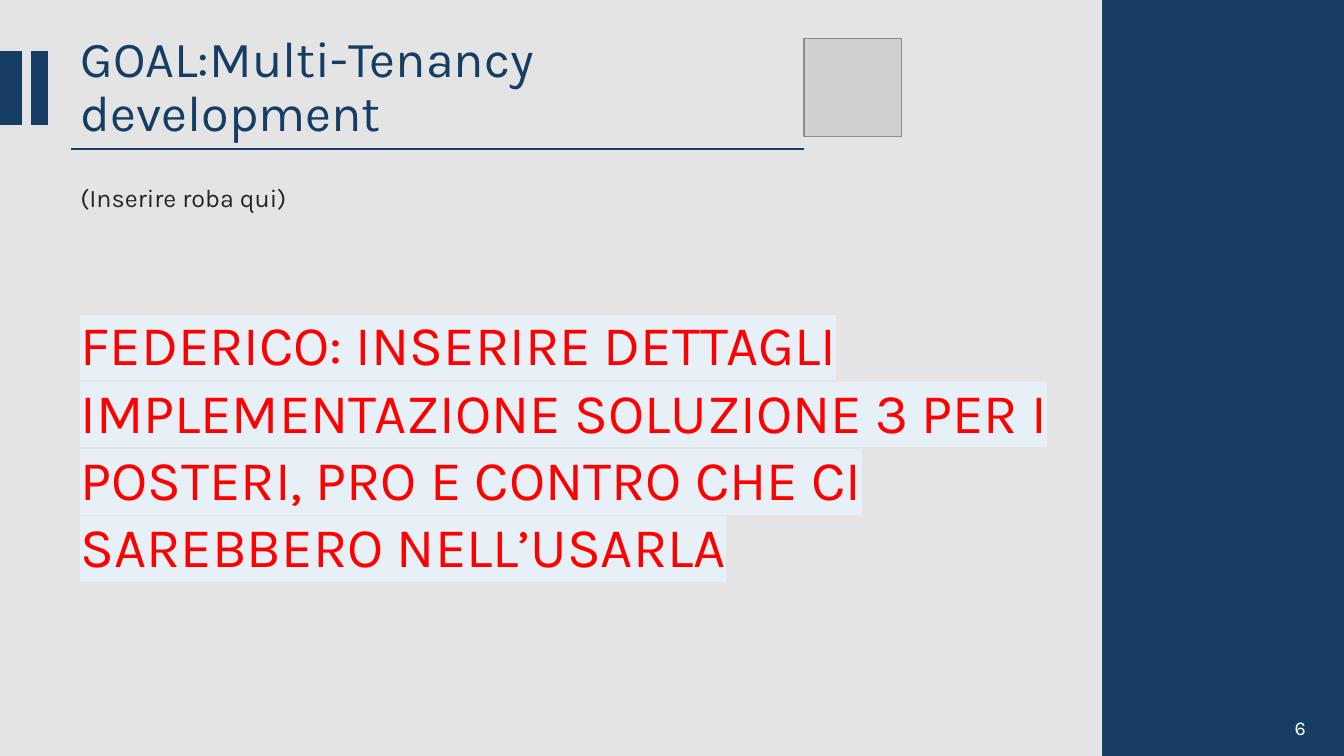
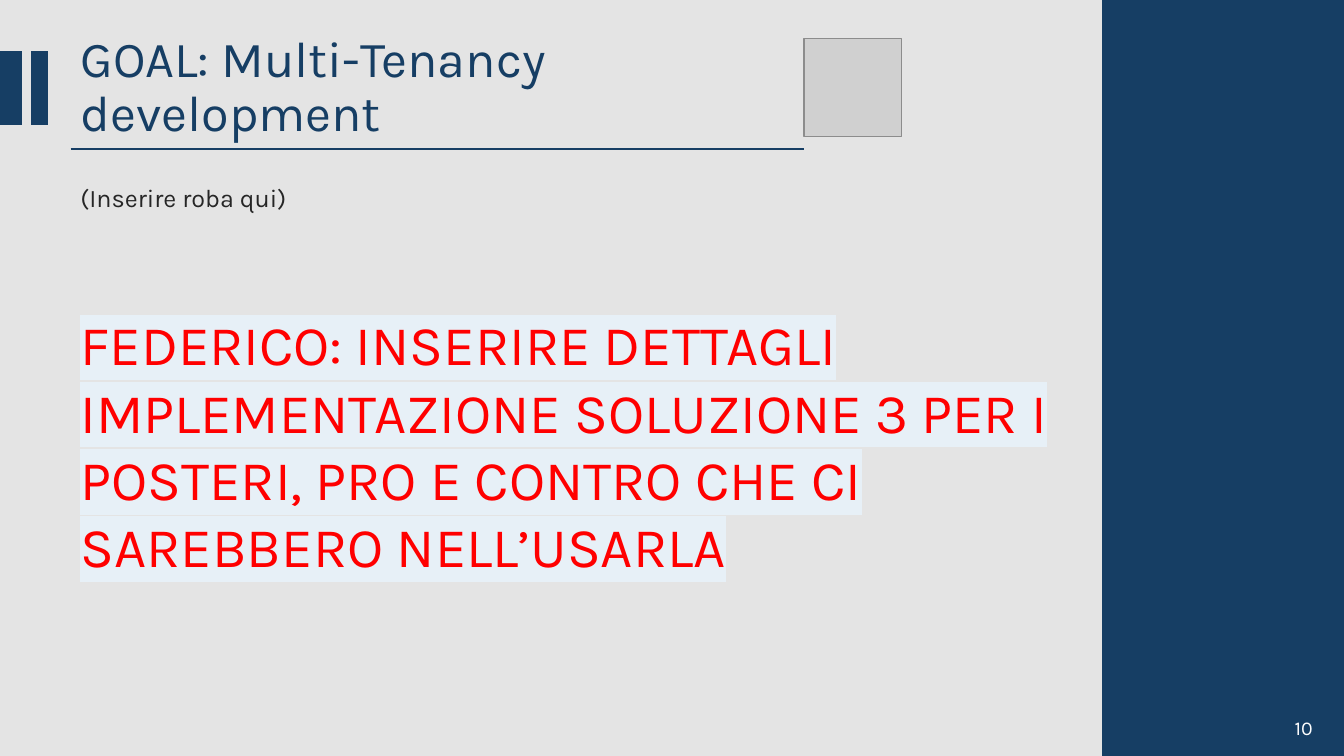
Before and after one commit to CSW-Teams/MS3-docs, a slide deck: slide 10 of ShiftsHappen/Sprint 2/CSW Sprint 2.pptm (slide 6 before the commit). Drawn at 1344x756 pixels with LibreOffice and Linux fonts; fonts in the diff are those of the drawing; grey boxes stand for pictures. Boxes give left, top, right and bottom in pixels: in the first picture for what was removed or moved away, otherwise in the second. Text is boxed around its words. In the diff, an @@ line names an element or a change of style, - is before the commit and + after.

```diff
--- a/ShiftsHappen/Sprint 2/CSW Sprint 2.pptm
+++ b/ShiftsHappen/Sprint 2/CSW Sprint 2.pptm
@@ title at bbox=[81, 42, 546, 143]: spaces changed @@
-GOAL:Multi-Tenancy development
+GOAL: Multi-Tenancy development
@@ text at bbox=[1295, 722, 1313, 735]: text changed @@
-6
+10
```
Also in this commit, not shown: 8 other slides changed, 5 slides added, 1 slide removed, 1 other file.
